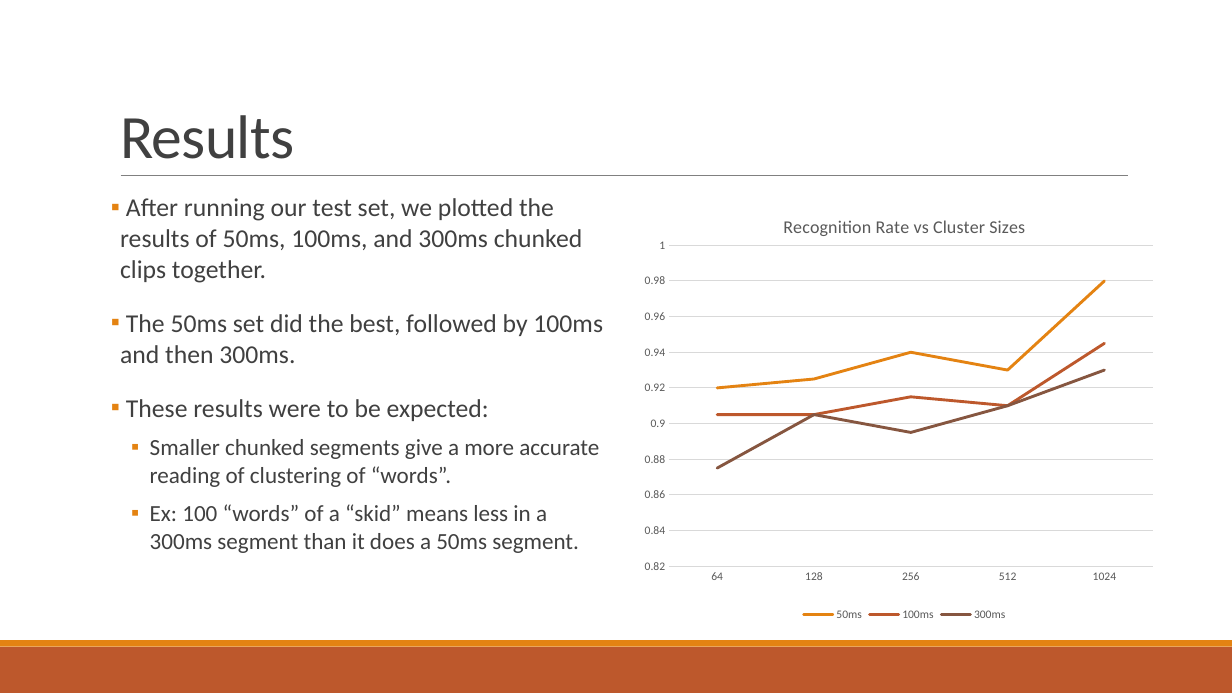
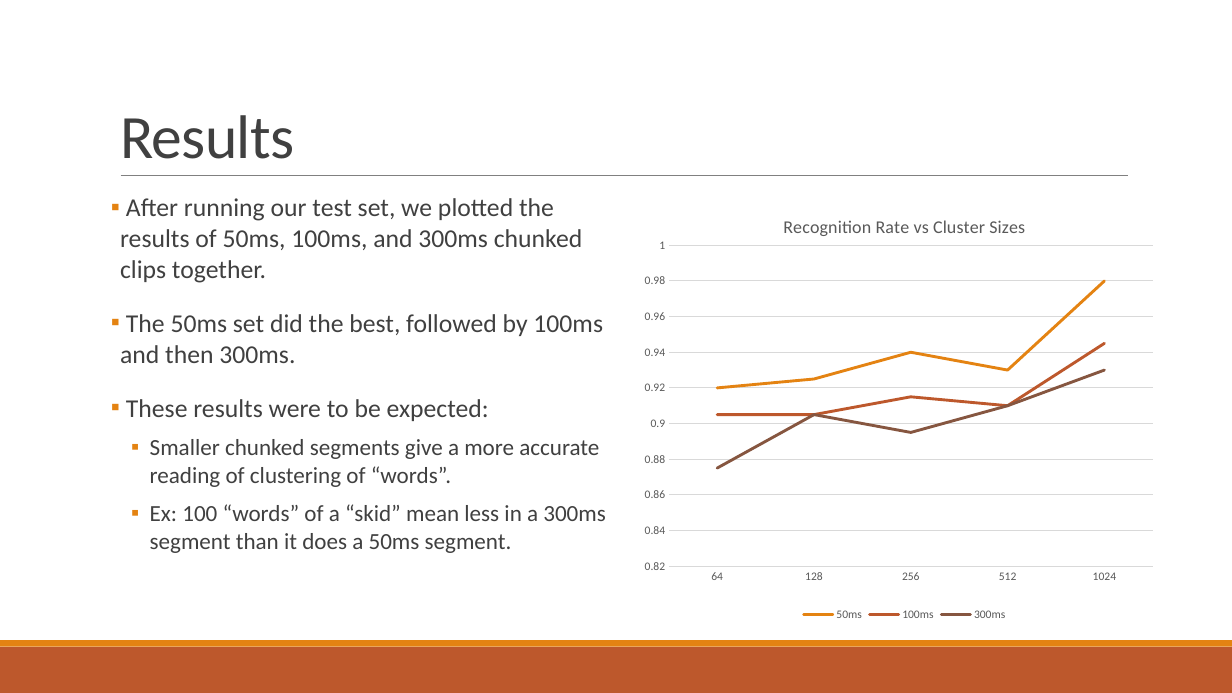
Before and after one commit to crabtreej/CrashAudioClassifier, a slide deck: slide 11 of AI_2_Presentation.pptx (slide 10 before the commit). Drawn at 1232x693 pixels with LibreOffice and Linux fonts; fonts in the diff are those of the drawing. Boxes give left, top, right and bottom in pixels: in the first picture for what was removed or moved away, otherwise in the second. Text is boxed around its words. In the diff, an @@ line names an element or a change of style, - is before the commit and + after.

Commit message:
added more results

```diff
--- a/AI_2_Presentation.pptx
+++ b/AI_2_Presentation.pptx
@@ text at (x1=150, y1=504, x2=606, y2=553): text changed @@
-  ▪ Ex: 100 “words” of a “skid” means less in a 300ms segment than it does a 50ms segment.
+  ▪ Ex: 100 “words” of a “skid” mean less in a 300ms segment than it does a 50ms segment.
```
Also in this commit, not shown: 1 slide added.
